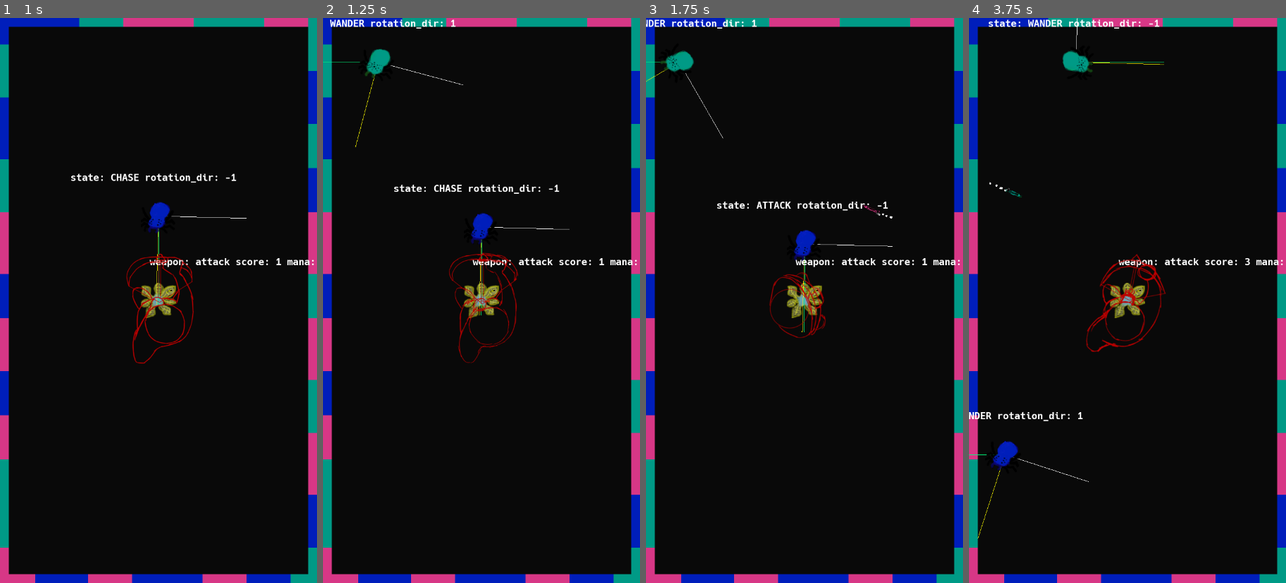
Above: before the commit, frames 1-4 (left to right).
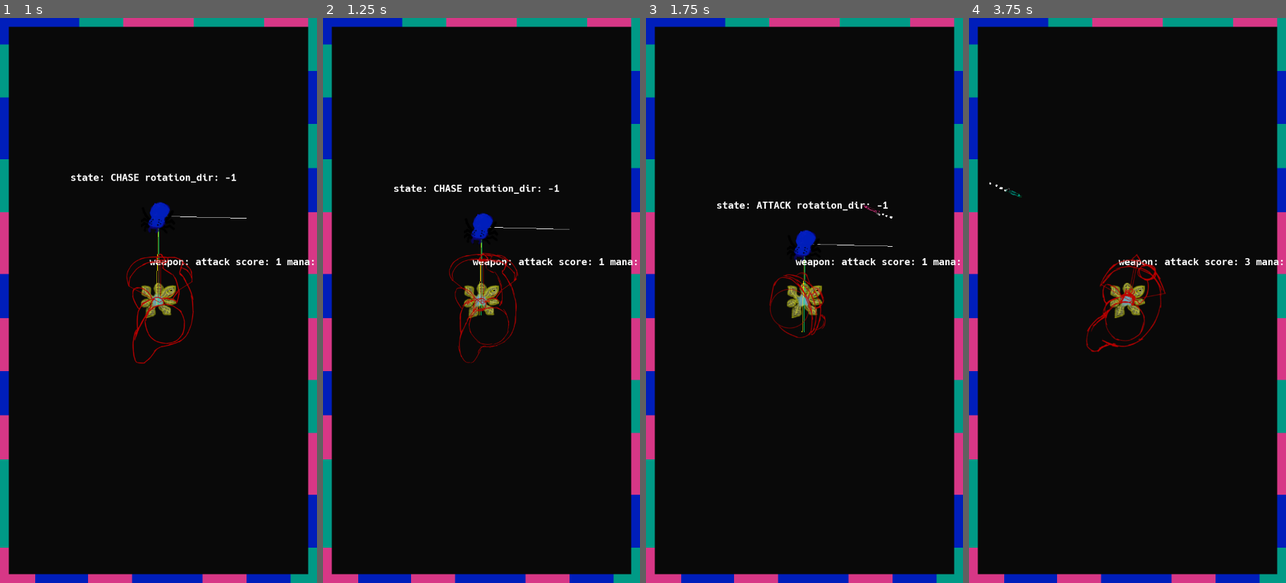
Above: after the commit, the same moments.

Repository: algch/BounceBunny
Game: Godot game, scene res://main.tscn
Two runs of this game, one before a commit and one after it. Both use one fixed random seed, a clock stepped at 60 frames per second and the inputs below.
Inputs (mouse positions are in pixels of both pictures, inside the frame that each line leads up to):
- Up to frame 1 (1 s): move the mouse to (228, 272) at 0.52 s; press the mouse at (228, 272) at 0.53 s; hold Right (ui_right) from 0.53 s (still down)
- Up to frame 2 (1.25 s): keep holding Right (ui_right)
- Up to frame 3 (1.75 s): move the mouse to (741, 328) at 1.27 s; release Right (ui_right) at 1.28 s; release the mouse at (741, 328) at 1.28 s; hold Down (ui_down) from 1.28 s (still down); click (741, 328) at 1.35 s
- Up to frame 4 (3.75 s): move the mouse to (1159, 176) at 2.02 s; release Down (ui_down) at 2.03 s; press the mouse at (1159, 176) at 2.03 s; hold Right (ui_right) 2.03-2.78 s; move the mouse to (1111, 413) at 2.77 s; release the mouse at (1111, 413) at 2.78 s; hold Up (ui_up) 2.78-3.53 s; click (1111, 413) at 2.85 s; move the mouse to (1222, 385) at 3.52 s; press the mouse at (1222, 385) at 3.53 s; hold Left (ui_left) from 3.53 s (still down)

Frame 1 is identical in both runs. In frame 2, 0.6% of the frame differs, in the area x 0-45%, y 0-23%; in frame 3, 0.5%; in frame 4, 1.2%, in the area x 0-62%, y 0-93%.

Commit message:
solved graph issue

Diff:
--- a/engine/main.gd
+++ b/engine/main.gd
@@ -20,6 +20,48 @@
 var GAME_OVER = false
 var score = 0
 var total_plants = 0
+
+onready var plants_graph = {}
+
+func addNode(source, dest):
+	var source_id = source.get_instance_id()
+	var dest_id = dest.get_instance_id()
+	if source_id in plants_graph:
+		plants_graph[source_id][dest_id] = dest
+	else:
+		plants_graph[source_id] = { dest_id: dest }
+
+func removeNode(node):
+	var node_id = node.get_instance_id()
+	for id in plants_graph:
+		if node_id in plants_graph[id]:
+			plants_graph[id].erase(node_id)
+	plants_graph.erase(node_id)
+
+func removeIfDetached(node):
+	var node_id = node.get_instance_id()
+	var queue = [node]
+	var visited = { node_id: true }
+
+	while queue:
+		var current = queue.pop_front()
+		var current_id = current.get_instance_id()
+
+		if current == player.current_plant:
+			print('found ', current)
+			return
+
+		for id in plants_graph[current_id]:
+			if not id in visited:
+				queue.append(plants_graph[current_id][id])
+				visited[id] = true
+
+	node.destroy()
+	print('destroying node ', node)
+
+func getNeighbors(node):
+	var node_id = node.get_instance_id()
+	return plants_graph[node_id].values() if node_id in plants_graph else []
 
 func gameOver():
 	print('game over')
@@ -133,4 +175,5 @@
 
 func _physics_process(delta):
 	if not GAME_OVER:
-		spawnLoop()
+		pass
+		# spawnLoop()
--- a/plants/plant.gd
+++ b/plants/plant.gd
@@ -14,13 +14,7 @@
 var DEFAULT_POWER = 0.5
 var health = 3.0
 var default_font = DynamicFont.new()
-var neighbors = {}
 
-func addNeighbor(plant):
-	neighbors[plant.get_instance_id()] = plant
-
-func removeNeighbor(plant):
-	neighbors.erase(plant.get_instance_id())
 
 func _on_score_timer_timeout():
 	main.score += 1
@@ -30,14 +24,25 @@
 	health -= damage
 
 func destroy():
-	if player.current_plant == self:
-		if neighbors:
-			var random_neighbor = neighbors.get(neighbors.keys()[0])
-			player.setCurrentPlant(random_neighbor)
-		else:
+	if is_queued_for_deletion():
+		return
+
+	var neighbors = main.getNeighbors(self)
+
+	if self == player.current_plant:
+		var found = false
+		for neighbor in neighbors:
+			if is_instance_valid(neighbor) and not neighbor.is_queued_for_deletion():
+				player.setCurrentPlant(neighbor)
+				found = true
+				break
+		if not found:
 			main.gameOver()
-	for id in neighbors:
-		neighbors[id].removeNeighbor(self)
+
+	main.removeNode(self)
+	for neighbor in neighbors:
+		main.removeIfDetached(neighbor)
+
 	queue_free()
 
 func healthLoop():
@@ -89,11 +94,12 @@
 	player.setCurrentPlant(self)
 
 func _draw():
-	for id in neighbors:
-		if is_instance_valid(neighbors[id]) and not neighbors[id].is_queued_for_deletion():
-			draw_line(Vector2(0, 0), neighbors[id].position - position, Color(1, 1, 1))
+	var neighbors = main.getNeighbors(self)
+	for neighbor in neighbors:
+		if neighbor and is_instance_valid(neighbor) and not neighbor.is_queued_for_deletion():
+			draw_line(Vector2(0, 0), neighbor.position - position, Color(1, 1, 1), 2)
 		else:
-			print('neighbor', neighbors[id], ' valid ', is_instance_valid(neighbors[id]), ' queued ', neighbors[id].is_queued_for_deletion())
+			print('neighbor', neighbor, ' valid ', is_instance_valid(neighbor))
 
 func _process(delta):
 	update()
--- a/plants/plant.tscn
+++ b/plants/plant.tscn
@@ -13,6 +13,7 @@
 extents = Vector2( 40, 40 )
 
 [node name="plant" type="StaticBody2D" groups=[
+"affected_by_weapons",
 "attacked_by_enemies",
 ]]
 script = ExtResource( 1 )
--- a/player/player.tscn
+++ b/player/player.tscn
@@ -1,54 +1,54 @@
 [gd_scene load_steps=30 format=2]
 
 [ext_resource path="res://player/player.gd" type="Script" id=1]
-[ext_resource path="res://player/animations/5_UP/final-0015.png" type="Texture" id=2]
-[ext_resource path="res://player/animations/5_UP/final-0017.png" type="Texture" id=3]
-[ext_resource path="res://player/animations/5_UP/final-0018.png" type="Texture" id=4]
-[ext_resource path="res://player/animations/5_UP/final-0019.png" type="Texture" id=5]
-[ext_resource path="res://player/animations/5_UP/final-0020.png" type="Texture" id=6]
-[ext_resource path="res://player/animations/5_UP/final-0021.png" type="Texture" id=7]
-[ext_resource path="res://player/animations/5_UP/final-0022.png" type="Texture" id=8]
-[ext_resource path="res://player/animations/5_UP/final-0023.png" type="Texture" id=9]
-[ext_resource path="res://player/animations/5_UP/final-0024.png" type="Texture" id=10]
-[ext_resource path="res://player/animations/5_UP/final-0025.png" type="Texture" id=11]
-[ext_resource path="res://player/sprites/tito-pixelart-01.png" type="Texture" id=12]
-[ext_resource path="res://player/animations/5_UP/final-0001.png" type="Texture" id=13]
-[ext_resource path="res://player/animations/5_UP/final-0002.png" type="Texture" id=14]
-[ext_resource path="res://player/animations/5_UP/final-0003.png" type="Texture" id=15]
-[ext_resource path="res://player/animations/5_UP/final-0004.png" type="Texture" id=16]
-[ext_resource path="res://player/animations/5_UP/final-0005.png" type="Texture" id=17]
-[ext_resource path="res://player/animations/5_UP/final-0006.png" type="Texture" id=18]
-[ext_resource path="res://player/animations/5_UP/final-0007.png" type="Texture" id=19]
-[ext_resource path="res://player/animations/5_UP/final-0008.png" type="Texture" id=20]
-[ext_resource path="res://player/animations/5_UP/final-0009.png" type="Texture" id=21]
-[ext_resource path="res://player/animations/5_UP/final-0010.png" type="Texture" id=22]
-[ext_resource path="res://player/animations/5_UP/final-0011.png" type="Texture" id=23]
-[ext_resource path="res://player/animations/5_UP/final-0012.png" type="Texture" id=24]
-[ext_resource path="res://player/animations/5_UP/final-0013.png" type="Texture" id=25]
-[ext_resource path="res://player/animations/5_UP/final-0014.png" type="Texture" id=26]
-[ext_resource path="res://player/sprites/tito-pixelart-02.png" type="Texture" id=27]
+[ext_resource path="res://player/sprites/tito-pixelart-01.png" type="Texture" id=2]
+[ext_resource path="res://player/animations/5_UP/final-0015.png" type="Texture" id=3]
+[ext_resource path="res://player/animations/5_UP/final-0017.png" type="Texture" id=4]
+[ext_resource path="res://player/animations/5_UP/final-0018.png" type="Texture" id=5]
+[ext_resource path="res://player/animations/5_UP/final-0019.png" type="Texture" id=6]
+[ext_resource path="res://player/animations/5_UP/final-0020.png" type="Texture" id=7]
+[ext_resource path="res://player/animations/5_UP/final-0021.png" type="Texture" id=8]
+[ext_resource path="res://player/animations/5_UP/final-0022.png" type="Texture" id=9]
+[ext_resource path="res://player/animations/5_UP/final-0023.png" type="Texture" id=10]
+[ext_resource path="res://player/animations/5_UP/final-0024.png" type="Texture" id=11]
+[ext_resource path="res://player/animations/5_UP/final-0025.png" type="Texture" id=12]
+[ext_resource path="res://player/sprites/tito-pixelart-02.png" type="Texture" id=13]
+[ext_resource path="res://player/animations/5_UP/final-0001.png" type="Texture" id=14]
+[ext_resource path="res://player/animations/5_UP/final-0002.png" type="Texture" id=15]
+[ext_resource path="res://player/animations/5_UP/final-0003.png" type="Texture" id=16]
+[ext_resource path="res://player/animations/5_UP/final-0004.png" type="Texture" id=17]
+[ext_resource path="res://player/animations/5_UP/final-0005.png" type="Texture" id=18]
+[ext_resource path="res://player/animations/5_UP/final-0006.png" type="Texture" id=19]
+[ext_resource path="res://player/animations/5_UP/final-0007.png" type="Texture" id=20]
+[ext_resource path="res://player/animations/5_UP/final-0008.png" type="Texture" id=21]
+[ext_resource path="res://player/animations/5_UP/final-0009.png" type="Texture" id=22]
+[ext_resource path="res://player/animations/5_UP/final-0010.png" type="Texture" id=23]
+[ext_resource path="res://player/animations/5_UP/final-0011.png" type="Texture" id=24]
+[ext_resource path="res://player/animations/5_UP/final-0012.png" type="Texture" id=25]
+[ext_resource path="res://player/animations/5_UP/final-0013.png" type="Texture" id=26]
+[ext_resource path="res://player/animations/5_UP/final-0014.png" type="Texture" id=27]
 
 [sub_resource type="SpriteFrames" id=1]
 animations = [ {
-"frames": [ ExtResource( 2 ), ExtResource( 3 ), ExtResource( 4 ), ExtResource( 5 ), ExtResource( 6 ), ExtResource( 7 ), ExtResource( 8 ), ExtResource( 9 ), ExtResource( 10 ), ExtResource( 11 ) ],
+"frames": [ ExtResource( 2 ) ],
+"loop": true,
+"name": "summon_0",
+"speed": 30.0
+}, {
+"frames": [ ExtResource( 3 ), ExtResource( 4 ), ExtResource( 5 ), ExtResource( 6 ), ExtResource( 7 ), ExtResource( 8 ), ExtResource( 9 ), ExtResource( 10 ), ExtResource( 11 ), ExtResource( 12 ) ],
 "loop": true,
 "name": "bow_1",
 "speed": 24.0
 }, {
-"frames": [ ExtResource( 12 ) ],
+"frames": [ ExtResource( 13 ) ],
 "loop": true,
-"name": "summon_0",
-"speed": 30.0
+"name": "summon_1",
+"speed": 5.0
 }, {
-"frames": [ ExtResource( 13 ), ExtResource( 14 ), ExtResource( 15 ), ExtResource( 16 ), ExtResource( 17 ), ExtResource( 18 ), ExtResource( 19 ), ExtResource( 20 ), ExtResource( 21 ), ExtResource( 22 ), ExtResource( 23 ), ExtResource( 24 ), ExtResource( 25 ), ExtResource( 26 ), ExtResource( 2 ) ],
+"frames": [ ExtResource( 14 ), ExtResource( 15 ), ExtResource( 16 ), ExtResource( 17 ), ExtResource( 18 ), ExtResource( 19 ), ExtResource( 20 ), ExtResource( 21 ), ExtResource( 22 ), ExtResource( 23 ), ExtResource( 24 ), ExtResource( 25 ), ExtResource( 26 ), ExtResource( 27 ), ExtResource( 3 ) ],
 "loop": true,
 "name": "bow_0",
 "speed": 24.0
-}, {
-"frames": [ ExtResource( 27 ) ],
-"loop": true,
-"name": "summon_1",
-"speed": 5.0
 } ]
 
 [sub_resource type="RectangleShape2D" id=2]
--- a/weapons/summon/summon.gd
+++ b/weapons/summon/summon.gd
@@ -1,5 +1,6 @@
 extends 'res://weapons/weapon.gd'
 
+onready var main = get_node('/root/main/')
 var plant_class = preload('res://plants/plant.tscn')
 var mana_cost = 20.0
 var first_neighbor
@@ -11,9 +12,9 @@
 
 func travelEnded():
 	var plant = plant_class.instance()
-	plant.addNeighbor(first_neighbor)
+	main.addNode(first_neighbor, plant)
+	main.addNode(plant, first_neighbor)
 	plant.position = position
-	first_neighbor.addNeighbor(plant)
 	get_node('/root/main/').add_child(plant)
 	queue_free()
 
Not shown: 1 places in plants/plant.tscn that only renumber resources
